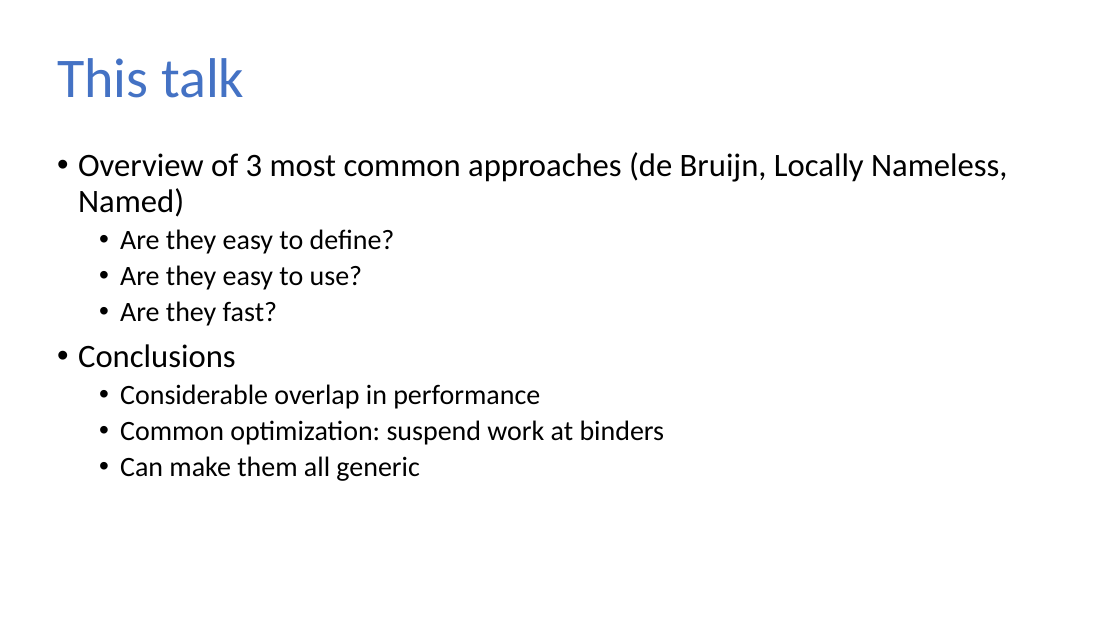
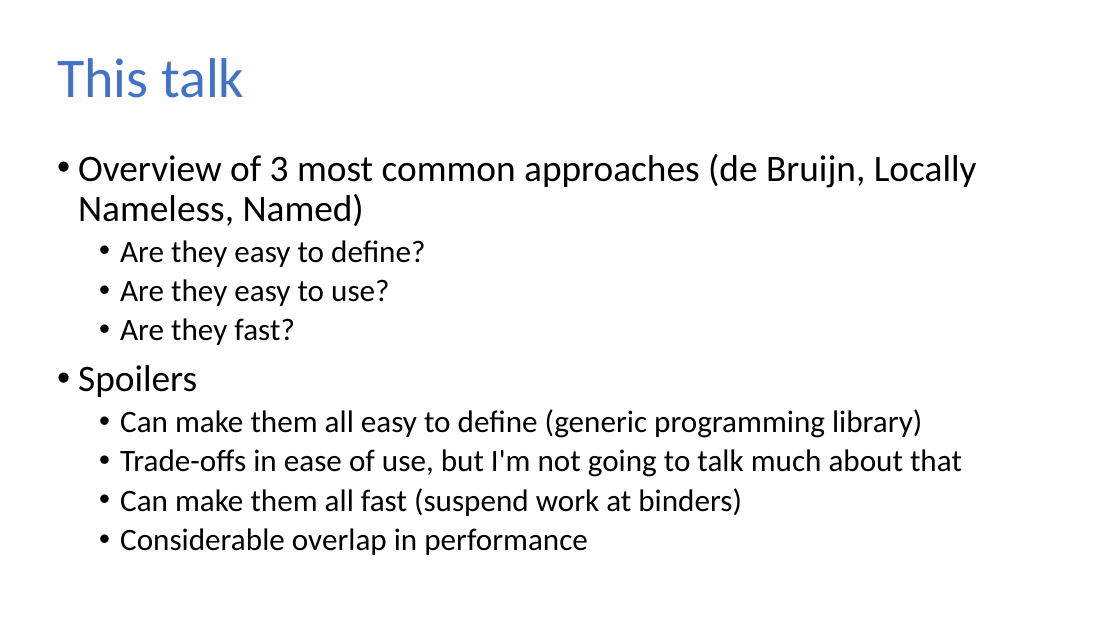
Before and after one commit to sweirich/lambda-n-ways, a slide deck: slide 7 of plclub-2021.pptx (slide 10 before the commit). Drawn at 1120x630 pixels with LibreOffice and Linux fonts; fonts in the diff are those of the drawing. Boxes give left, top, right and bottom in pixels: in the first picture for what was removed or moved away, otherwise in the second. Text is boxed around its words. In the diff, an @@ line names an element or a change of style, - is before the commit and + after.

```diff
--- a/plclub-2021.pptx
+++ b/plclub-2021.pptx
@@ text at (78,154,977,555): size 21 to 24 pt in "Overview of 3 most common approaches (de ..."; size 18 to 20 pt in "Are they easy to define?", "Are they easy to use?", "Are they fast?", "Considerable overlap in performance" @@
@@ text at (78,365,962,516): text changed; size 21 to 20 pt @@
-• Conclusions
+• Spoilers
+  • Can make them all easy to define (generic programming library)
+  • Trade-offs in ease of use, but I'm not going to talk much about that
+  • Can make them all fast (suspend work at binders)
@@ text at (120,420,665,481): paragraphs removed @@
-  • Common optimization: suspend work at binders
-  • Can make them all generic
```
Also in this commit, not shown: 12 other slides changed, 3 slides added, 2 slides removed, 9 other files.
